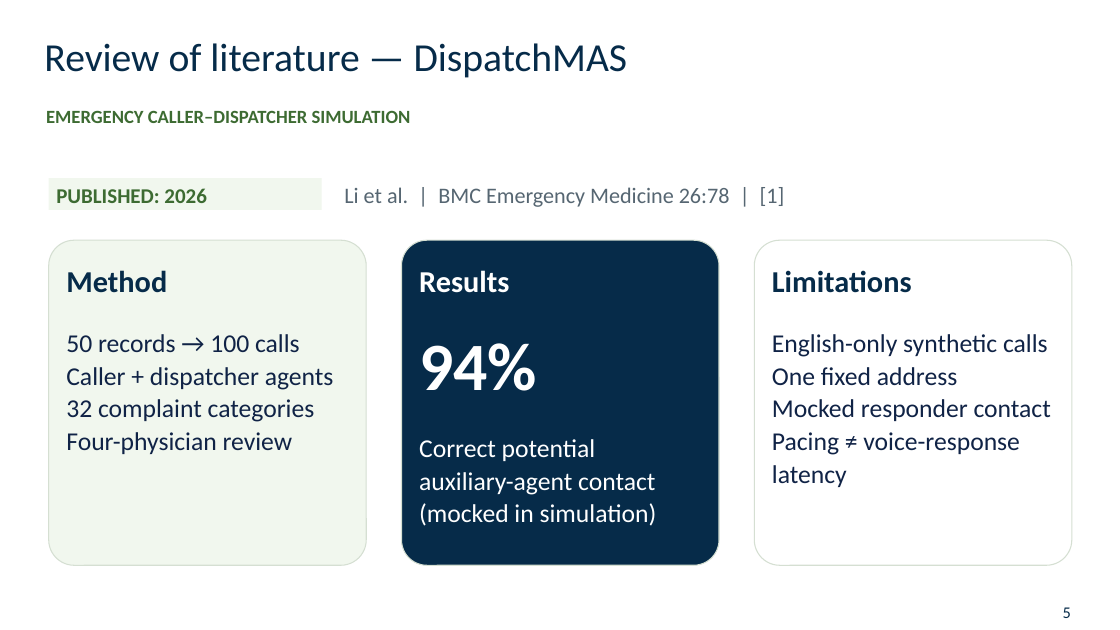
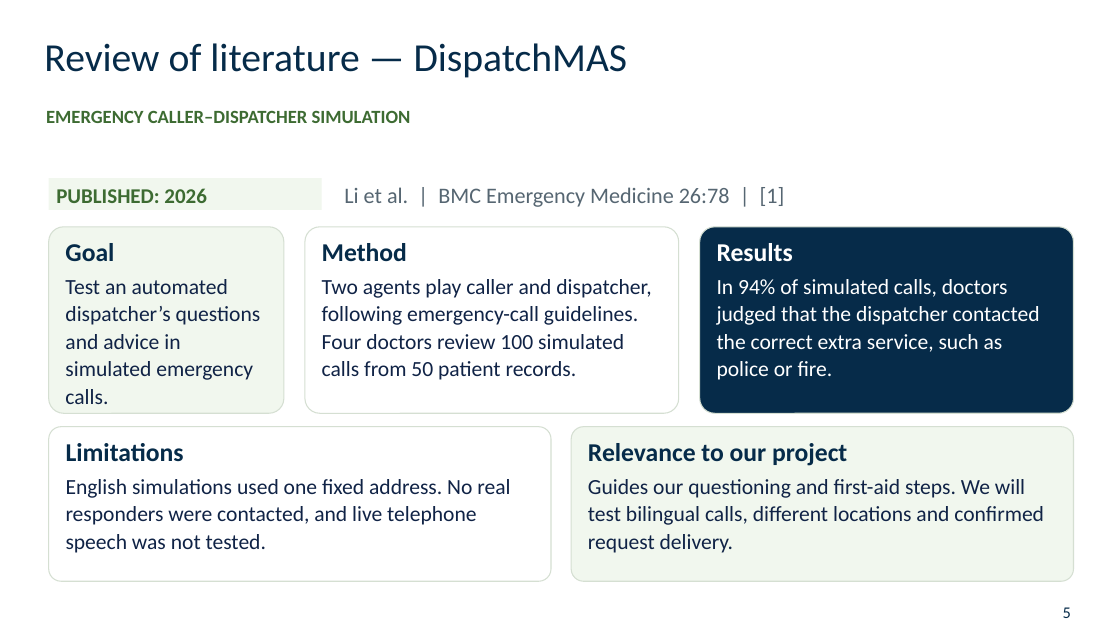
Before and after one commit to 3bdoo04/Uni-Grad, a slide deck: slide 5 of Review/Presentation/Uni-Grad - Midterm Presentation.pptx. Drawn at 1120x630 pixels with LibreOffice and Linux fonts; fonts in the diff are those of the drawing; background and template pictures are left out. Boxes give left, top, right and bottom in pixels: in the first picture for what was removed or moved away, otherwise in the second. Text is boxed around its words. In the diff, an @@ line names an element or a change of style, - is before the commit and + after.

Commit message:
Clarify literature slides with goals evidence and project relevance

```diff
--- a/Review/Presentation/Uni-Grad - Midterm Presentation.pptx
+++ b/Review/Presentation/Uni-Grad - Midterm Presentation.pptx
@@ rounded rectangle: place and size @@
-rounded rectangle at [49,240,366,565]
+rounded rectangle at [49,227,284,413]
@@ rounded rectangle: place and size @@
-rounded rectangle at [402,240,719,565]
+rounded rectangle at [305,227,679,413]
@@ rounded rectangle at [305,227,679,413]: fill #062B49 to #FFFFFF @@
@@ text "Method": place and size @@
-text "Method" at [66,270,167,293]
+text "Method" at [322,243,407,261]
@@ rounded rectangle added at [700,227,1074,413], fill #062B49, outline #D5DFD2 0.9 pt @@
@@ text "Results": place and size @@
-text "Results" at [419,270,509,293]
+text "Results" at [717,243,793,262]
@@ text added at [65,243,114,261], 22 pt, text #062B49, bold @@
+Goal
@@ rounded rectangle removed at [755,240,1072,565] @@
@@ text at [65,279,261,404]: text changed; size 22 to 18.5 pt @@
-50 records → 100 calls
-Caller + dispatcher agents
-32 complaint categories
-Four-physician review
+Test an automated dispatcher’s questions and advice in simulated emergency calls.
@@ text at [322,279,651,380]: text changed; size 58 to 18.5 pt; text colour #FFFFFF to #102346; bold off @@
-94%
+Two agents play caller and dispatcher, following emergency-call guidelines. Four doctors review 100 simulated calls from 50 patient records.
@@ text added at [717,279,1040,380], 18.5 pt, text #FFFFFF @@
+In 94% of simulated calls, doctors judged that the dispatcher contacted the correct extra service, such as police or fire.
@@ text removed at [772,334,1051,487] @@
-English-only synthetic calls
-One fixed address
-Mocked responder contact
-Pacing ≠ voice-response latency
@@ rounded rectangle added at [49,427,551,581], fill #FFFFFF, outline #D5DFD2 0.9 pt @@
@@ size 26 to 22 pt in 3 elements at [322,243,407,261], [717,243,793,262], [66,443,184,462] @@
@@ text "Limitations": place and size @@
-text "Limitations" at [772,270,912,293]
+text "Limitations" at [66,443,184,462]
@@ text removed at [419,439,657,526] @@
-Correct potential
-auxiliary-agent contact
-(mocked in simulation)
@@ rounded rectangle added at [571,427,1074,581], fill #F1F7EE, outline #D5DFD2 0.9 pt @@
@@ text added at [588,443,847,466], 22 pt, text #062B49, bold @@
+Relevance to our project
@@ text added at [66,479,510,553], 18.5 pt, text #102346 @@
+English simulations used one fixed address. No real responders were contacted, and live telephone speech was not tested.
@@ text added at [588,479,1044,553], 18.5 pt, text #102346 @@
+Guides our questioning and first-aid steps. We will test bilingual calls, different locations and confirmed request delivery.
```
Also in this commit, not shown: 1 other slide changed, 17 other files.
